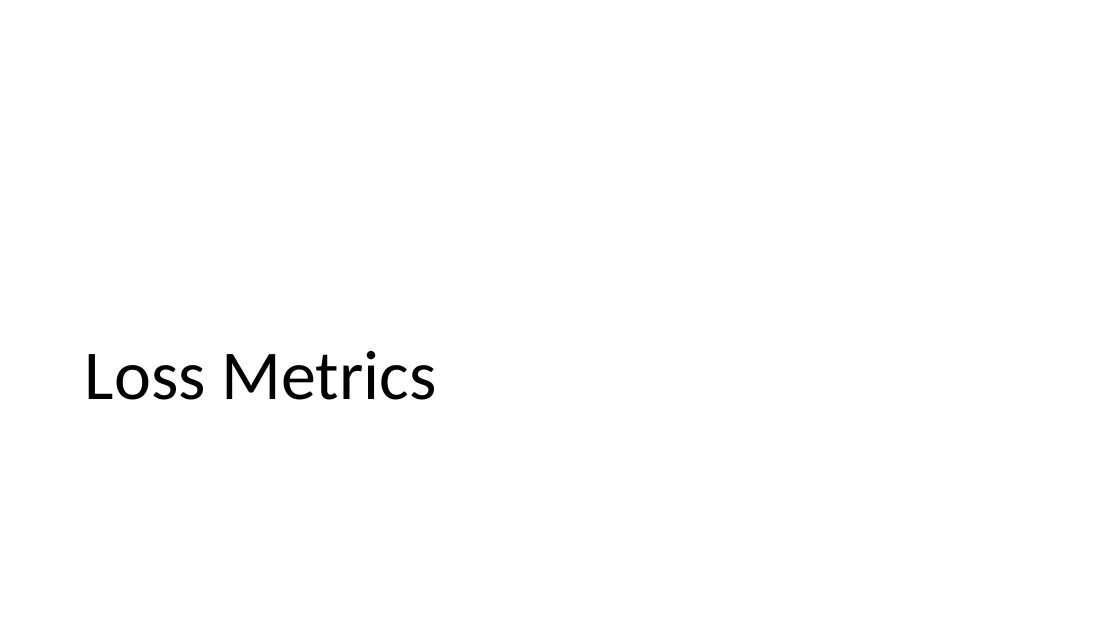
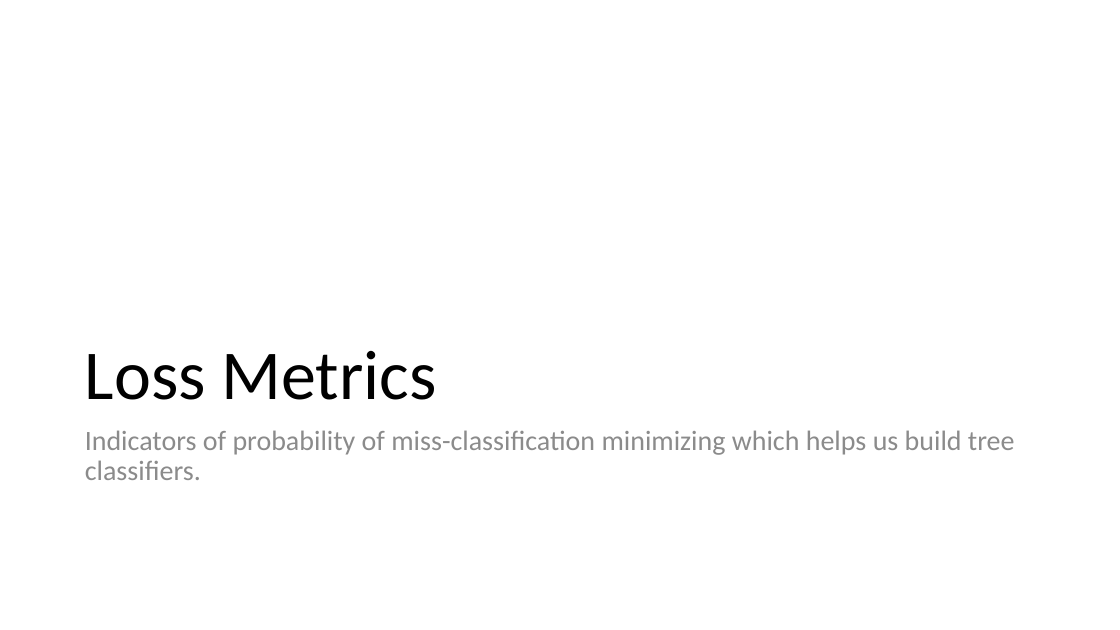
Before and after one commit to meenakshsundaram/AIML, a slide deck: slide 19 of DecisionTrees/DecisionTrees.pptx. Drawn at 1120x630 pixels with LibreOffice and Linux fonts; fonts in the diff are those of the drawing. Boxes give left, top, right and bottom in pixels: in the first picture for what was removed or moved away, otherwise in the second. Text is boxed around its words. In the diff, an @@ line names an element or a change of style, - is before the commit and + after.

Commit message:
Updated Supervised Learning, Discussed Miss-Classification Loss

```diff
--- a/DecisionTrees/DecisionTrees.pptx
+++ b/DecisionTrees/DecisionTrees.pptx
@@ text added at (85, 430, 1015, 480), 24 pt, text #8C8C8C @@
+Indicators of probability of miss-classification minimizing which helps us build tree classifiers.
```
Also in this commit, not shown: 3 other slides changed, 3 slides added, 1 slide removed.
